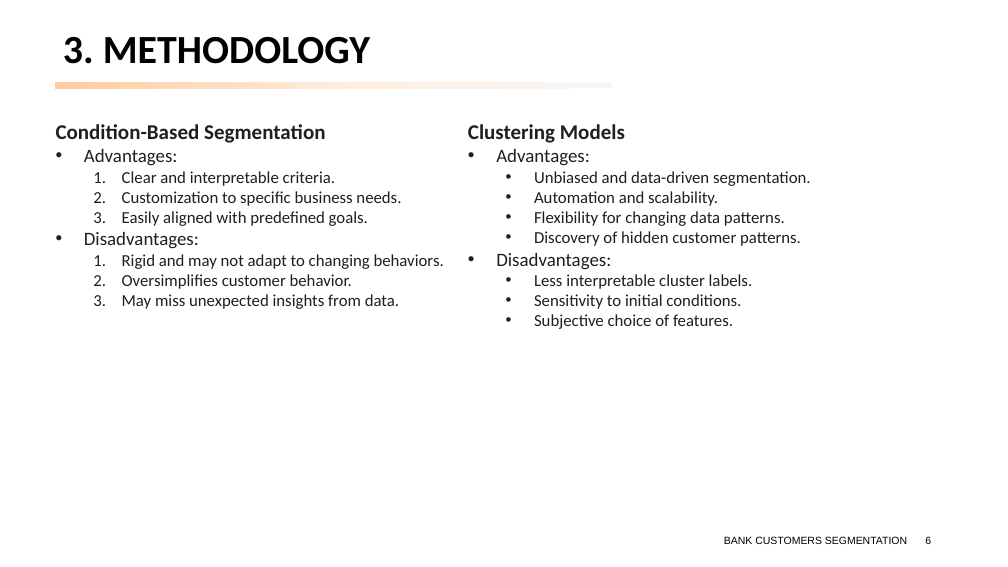
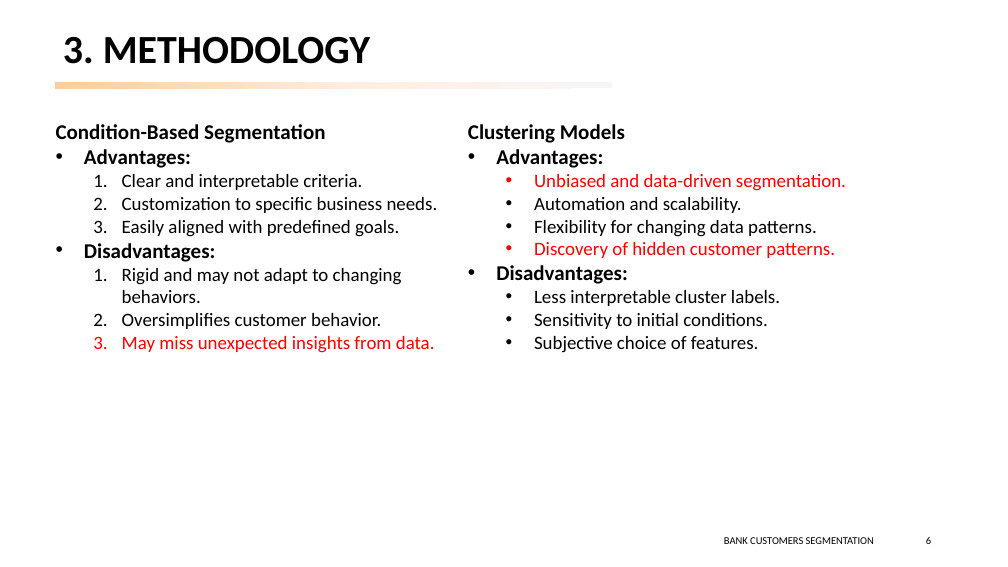
Before and after one commit to peerapat-t/Banking-customer-segmentation, a slide deck: slide 6 of banking customer segmentation.pptx. Drawn at 1008x567 pixels with LibreOffice and Linux fonts; fonts in the diff are those of the drawing. Boxes give left, top, right and bottom in pixels: in the first picture for what was removed or moved away, otherwise in the second. Text is boxed around its words. In the diff, an @@ line names an element or a change of style, - is before the commit and + after.

```diff
--- a/banking customer segmentation.pptx
+++ b/banking customer segmentation.pptx
@@ text "Condition-Based Segmentation" at [56, 124, 438, 353]: text colour #1F1F1F to #000000 in "Condition-Based Segmentation", "Advantages:", "Clear and interpretable criteria.", "Customization to specific business needs." and 4 more places; size 18 to 20 pt, bold on in "Advantages:", "Disadvantages:"; size 16 to 18 pt in "Clear and interpretable criteria.", "Customization to specific business needs.", "Easily aligned with predefined goals.", "Rigid and may not adapt to changing ..." and 2 more places; text colour #1F1F1F to #FF0000 in "May miss unexpected insights from data." @@
@@ text "Clustering Models" at [468, 124, 846, 353]: text colour #1F1F1F to #000000 in "Clustering Models", "Advantages:", "Automation and scalability.", "Flexibility for changing data patterns." and 4 more places; size 18 to 20 pt, bold on in "Advantages:", "Disadvantages:"; size 16 to 18 pt in "Unbiased and data-driven segmentation.", "Automation and scalability.", "Flexibility for changing data patterns.", "Discovery of hidden customer patterns." and 3 more places; text colour #1F1F1F to #FF0000 in "Unbiased and data-driven segmentation.", "Discovery of hidden customer patterns." @@
@@ page number at [926, 537, 931, 544]: font Arial to Calibri @@
@@ text "BANK CUSTOMERS SEGMENTATION" at [724, 537, 874, 544]: font Arial to Calibri @@
```
Also in this commit, not shown: 17 other slides changed, 1 other file.
